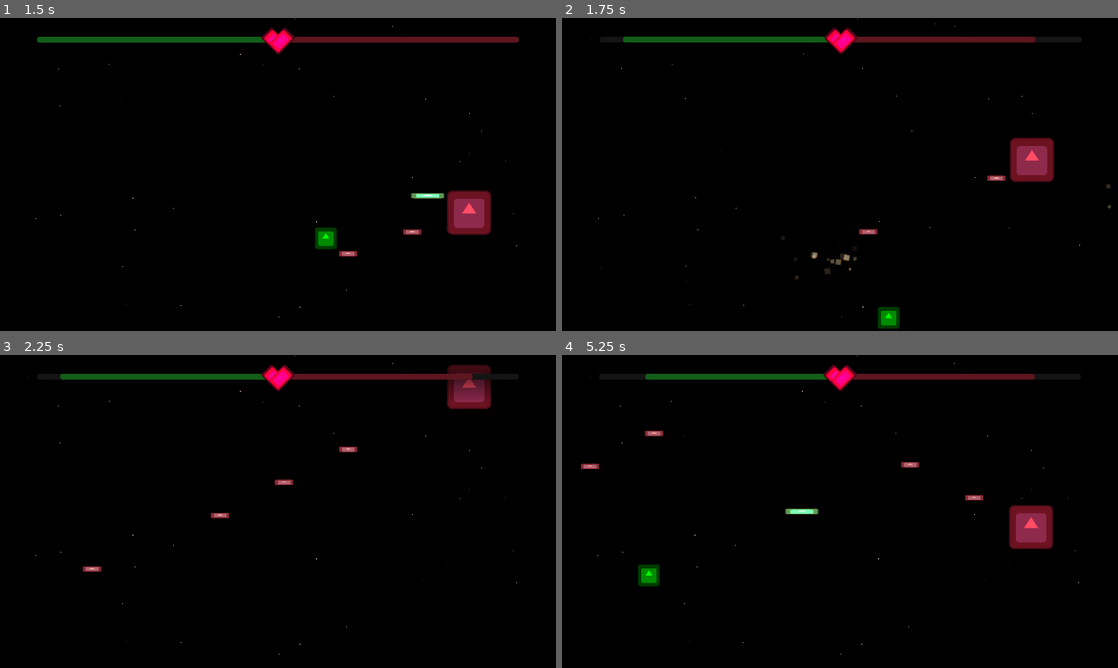
Above: before the commit, frames 1-4 (two rows, left to right).
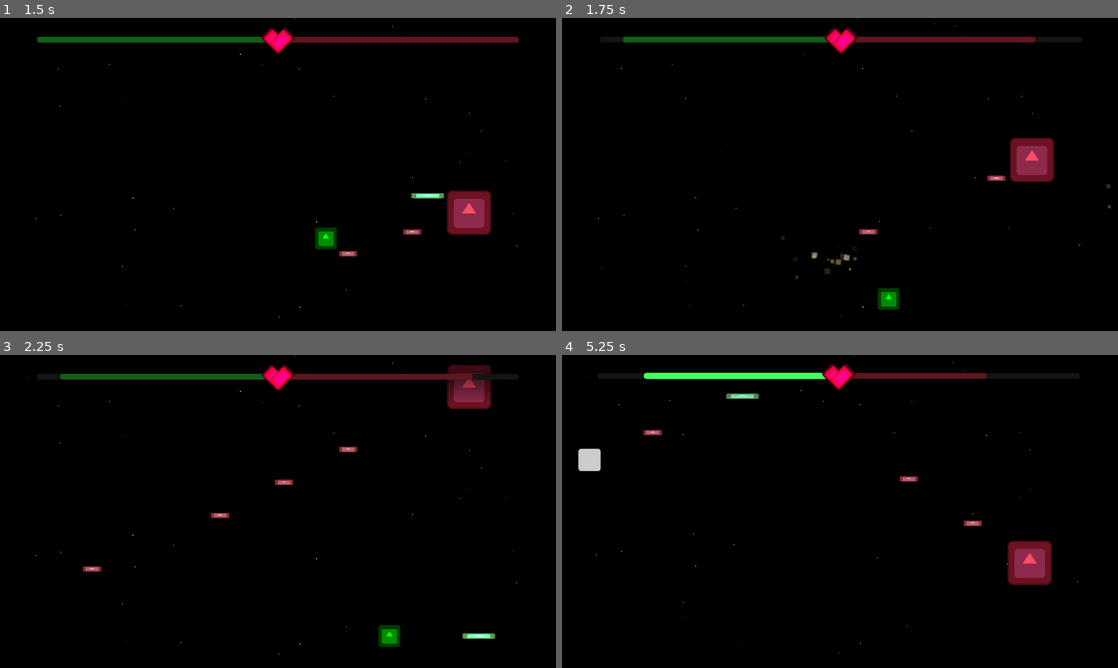
Above: after the commit, the same moments.

Repository: UnPolloLoco/godot-test
Game: Godot game, scene res://amazing_scene.tscn
Same seed, same stepped clock (60 frames per second), same inputs: the game is played once before the commit and once after it. The engine's default icon, where the game draws it, is replaced by a stand-in: a white triangle on a blue panel in a dark square.
Inputs:
- Up to frame 1 (1.5 s): tap Enter at 0.5 s; hold D (right) 0.53-1.28 s; hold Space (shoot) 0.53-1.28 s; hold S (down) from 1.28 s (still down); tap Space (shoot) at 1.35 s
- Up to frame 2 (1.75 s): keep holding S (down)
- Up to frame 3 (2.25 s): release S (down) at 2.03 s; hold D (right) from 2.03 s (still down); hold Space (shoot) from 2.03 s (still down)
- Up to frame 4 (5.25 s): release D (right) at 2.78 s; release Space (shoot) at 2.78 s; hold W (up) 2.78-3.53 s; tap Space (shoot) at 2.85, 4.35 s; hold Space (shoot) 3.53-4.28 s; hold A (left) 3.53-5.03 s; hold S (down) from 5.03 s (still down); hold Space (shoot) from 5.03 s (still down)

Frame 1 is identical in both runs. In frame 2, 0.5% of the frame differs, in the area x 56-61%, y 86-100%; in frame 3, 0.4%; in frame 4, 4.3%, in the area x 2-93%, y 0-99%.

Commit message:
Player movement bounds

Diff:
--- a/amazing_scene.tscn
+++ b/amazing_scene.tscn
@@ -98,16 +98,23 @@
 color = Color(0, 0, 0, 1)
 script = ExtResource("4_tjgvb")
 
-[node name="CenterContainer" type="CenterContainer" parent="." unique_id=533611569]
+[node name="HUD" type="Control" parent="." unique_id=1395018116]
+layout_mode = 3
+anchors_preset = 0
+offset_right = 40.0
+offset_bottom = 40.0
+
+[node name="CenterContainer" type="CenterContainer" parent="HUD" unique_id=533611569]
+layout_mode = 0
 offset_right = 1920.0
 offset_bottom = 150.0
 script = ExtResource("6_64pp6")
 
-[node name="HBoxContainer" type="HBoxContainer" parent="CenterContainer" unique_id=2055895595]
+[node name="HBoxContainer" type="HBoxContainer" parent="HUD/CenterContainer" unique_id=2055895595]
 layout_mode = 2
 alignment = 1
 
-[node name="PlayerHealthBar" type="ProgressBar" parent="CenterContainer/HBoxContainer" unique_id=808351819]
+[node name="PlayerHealthBar" type="ProgressBar" parent="HUD/CenterContainer/HBoxContainer" unique_id=808351819]
 custom_minimum_size = Vector2(800, 20)
 layout_mode = 2
 offset_transform_enabled = true
@@ -120,7 +127,7 @@
 fill_mode = 1
 show_percentage = false
 
-[node name="EnemyHealthBar" type="ProgressBar" parent="CenterContainer/HBoxContainer" unique_id=508353999]
+[node name="EnemyHealthBar" type="ProgressBar" parent="HUD/CenterContainer/HBoxContainer" unique_id=508353999]
 custom_minimum_size = Vector2(800, 20)
 layout_mode = 2
 offset_transform_enabled = true
@@ -131,7 +138,7 @@
 value = 1.0
 show_percentage = false
 
-[node name="HeartSymbol" parent="." unique_id=2020878969 instance=ExtResource("7_u36t3")]
+[node name="HeartSymbol" parent="HUD" unique_id=2020878969 instance=ExtResource("7_u36t3")]
 position = Vector2(960, 85)
 scale = Vector2(0.35, 0.35)
 
--- a/enemy.gd
+++ b/enemy.gd
@@ -10,13 +10,13 @@
 var max_y
 var min_y
 
-var max_health = 5.0;
+var max_health = 65.0 - 60.0;
 var health = max_health;
 var is_dead = false;
 
 var total_timer_runs = 0;
 
-const EXPLOSION_DURATION = 0.7
+const EXPLOSION_DURATION = 1.1
 
 
 func _ready() -> void:
@@ -56,13 +56,6 @@
 		elif position.y == min_y:
 			direction = Vector2(0,1);
 
-	elif Global.game_status == 'lose':
-
-		# --- Move to center ---
-		pass
-
-
-
 
 func on_death():
 	if (not is_dead):
--- a/player.gd
+++ b/player.gd
@@ -6,6 +6,11 @@
 
 const SPEED = 1100.0
 var direction
+
+const X_BOUNDS = [100, 1400]
+const Y_MARGIN = 110
+var min_x; var max_x
+var min_y; var max_y
 
 var max_health = 10.0;
 var health = max_health;
@@ -24,6 +29,9 @@
 
 	$Sprite2D.modulate = Color(0, 1, 0)
 
+	min_y = Y_MARGIN
+	max_y = Global.height - Y_MARGIN
+
 
 func _physics_process(delta: float) -> void:
 	var fps = (1/delta)
@@ -37,9 +45,12 @@
 	if Global.game_status == 'active':
 		position += direction.normalized() * SPEED * delta
 
+		position.x = clamp(position.x, X_BOUNDS[0], X_BOUNDS[1])
+		position.y = clamp(position.y, min_y, max_y)
+
 
 func _input(event: InputEvent) -> void:
-	if event is InputEventKey:
+	if event is InputEventKey and Global.game_status == 'active':
 
 		# Shoot bullet
 		if event.is_action_pressed('shoot'):
